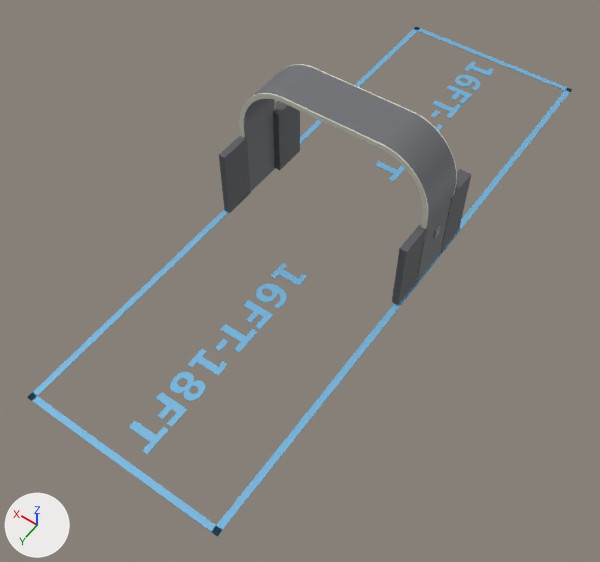
Two versions of the glTF model public/colibri-xl.glb, one commit apart.
Before and after are seen from a 50 mm camera at (-5.71, 15.65, 12.07) aimed at (-0.3, 8.08, 0.17). The axes (+X, +Y, +Z) are drawn at lower left. The lights are the same throughout. The older version comes first.

Names of what the first picture shows: 'arch_shell', 'arch_trim_back', 'label_far_end', 'label_near_end', 'lane_far_end', 'lane_left', 'lane_near_end', 'lane_right', 'wing_1', 'wing_2', 'wing_3', 'wing_4' and 2 more.
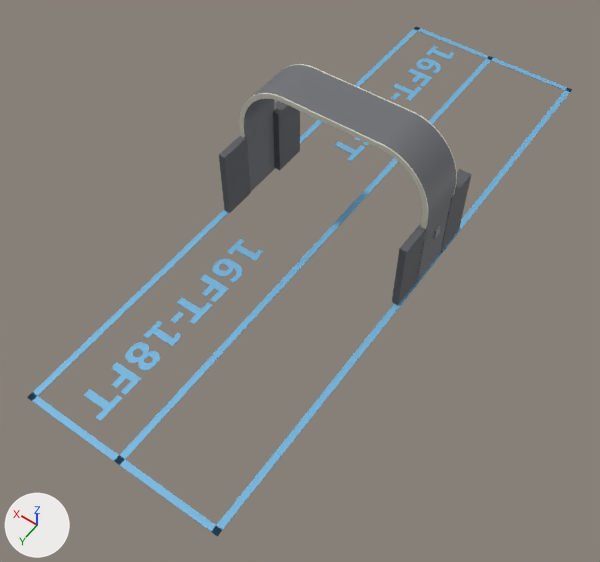
Commit message: Shop preview: centre marker line down the whole lane
The 16FT-18FT labels move beside the line so both stay readable.

Changed parts and their boxes (x1, y1, x2, y2) in the pictures (600 x 562 px):
'label_far_end', moved
    before: (129, 263, 306, 454)
    after: (84, 239, 263, 421)
'lane_centre', added
    after: (115, 57, 493, 465)
'label_near_end', moved
    before: (375, 61, 493, 182)
    after: (334, 45, 454, 162)

Patch to the scene script:
```diff
--- a/public/colibri-xl.glb.py
+++ b/public/colibri-xl.glb.py
@@ me_label_near_end @@
 # used by ob_label_near_end; location = (0.0, 0.0, 0.0)
-me_label_near_end.from_pydata(...)  # 350 vertices, 676 faces; spans x -0.29..0.29, y 0.39..4.79, z 0.0..0.01
+me_label_near_end.from_pydata(...)  # 350 vertices, 676 faces; spans x 0.72..1.31, y 0.39..4.79, z 0.0..0.01
+# me_label_near_end part 1: the whole mesh is moved by (1.01, 0.0, 0.0)
 me_label_near_end.materials.append(mat_material_4)
@@ me_label_far_end @@
 # used by ob_label_far_end; location = (0.0, 0.0, 0.0)
-me_label_far_end.from_pydata(...)  # 350 vertices, 676 faces; spans x -0.29..0.29, y 7.8..12.21, z 0.0..0.01
+me_label_far_end.from_pydata(...)  # 350 vertices, 676 faces; spans x 0.72..1.31, y 7.8..12.21, z 0.0..0.01
+# me_label_far_end part 2: the whole mesh is moved by (1.01, 0.0, 0.0)
 me_label_far_end.materials.append(mat_material_4)
@@ me_lane_centre @@
+me_lane_centre.from_pydata([(-0.06, 12.6, 0.0), (-0.06, 0.0, 0.0), (-0.06, 12.6, 0.01), (-0.06, 0.0, 0.01), (0.06, 12.6, 0.0), (0.06, 0.0, 0.0), (0.06, 12.6, 0.01), (0.06, 0.0, 0.01)], [], [(1, 3, 0), (4, 1, 0), (0, 3, 2), (2, 4, 0), (1, 7, 3), (5, 1, 4), (5, 7, 1), (3, 7, 2), (6, 4, 2), (2, 7, 6), (6, 5, 4), (7, 5, 6)])
+me_lane_centre.materials.append(mat_material_4)  # blue #76b4db
@@ ob_lane_centre @@
+ob_lane_centre = bpy.data.objects.new('lane_centre', me_lane_centre)
+ob_lane_centre.location = (0.0, 0.0, 0.0)
```
